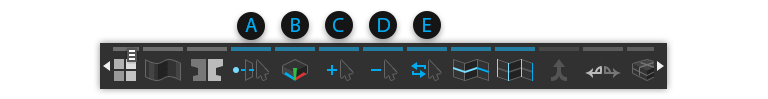
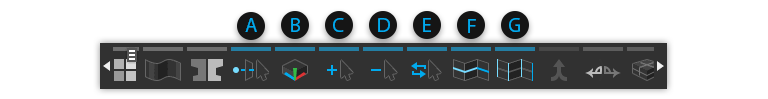
Before/after of a 768×99 layered artwork. What changed in the layer stack:
added group "g" with 2 layers above "f" over [501, 11, 529, 39]
added layer "G" in group "g" over [509, 18, 520, 32]
added layer "Ellipse 1" (1st of 7, in "g") in group "g" over [501, 11, 529, 39]
added group "f" with 2 layers above "e" over [457, 11, 485, 39]
added layer "F" in group "f" over [468, 19, 476, 33]
added layer "Ellipse 1" (2nd of 7, in "f") in group "f" over [457, 11, 485, 39]
